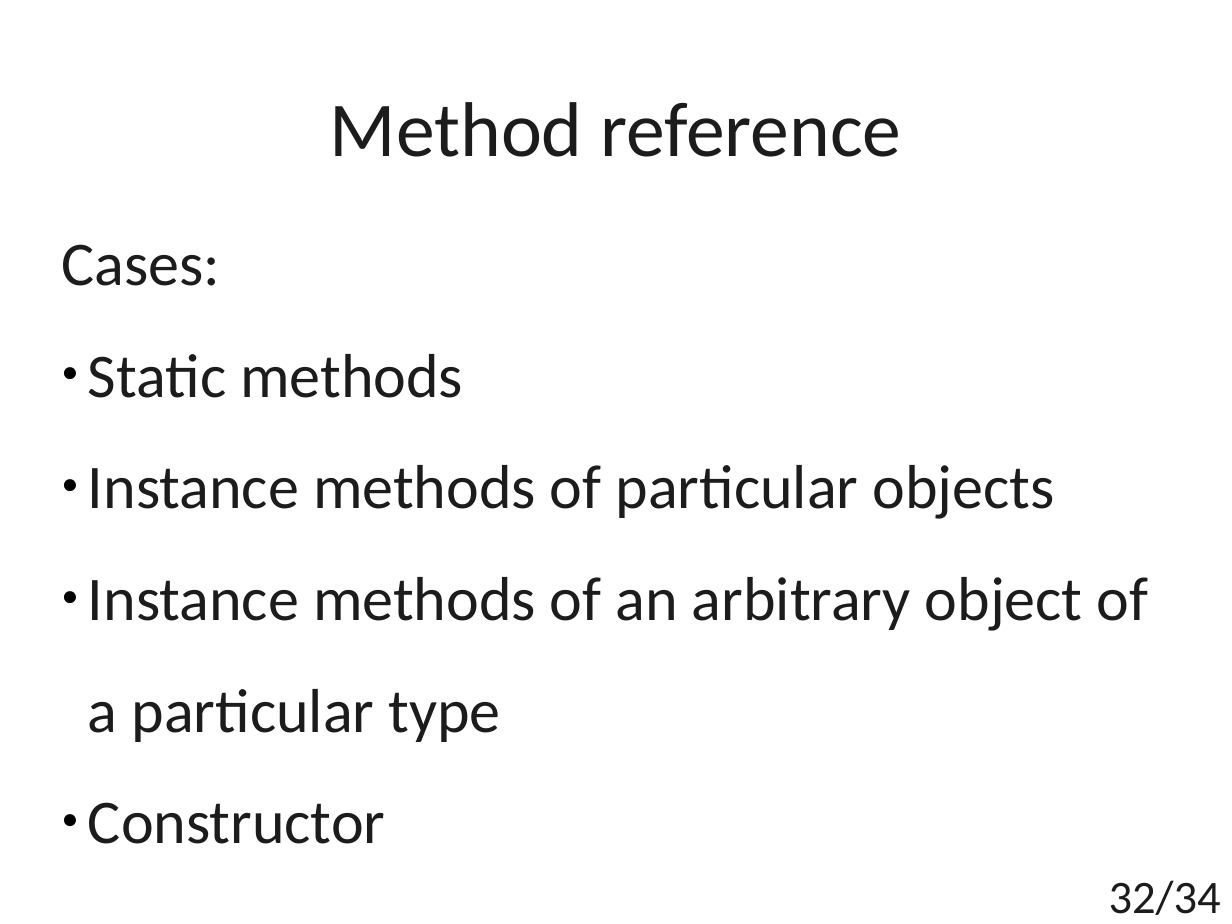
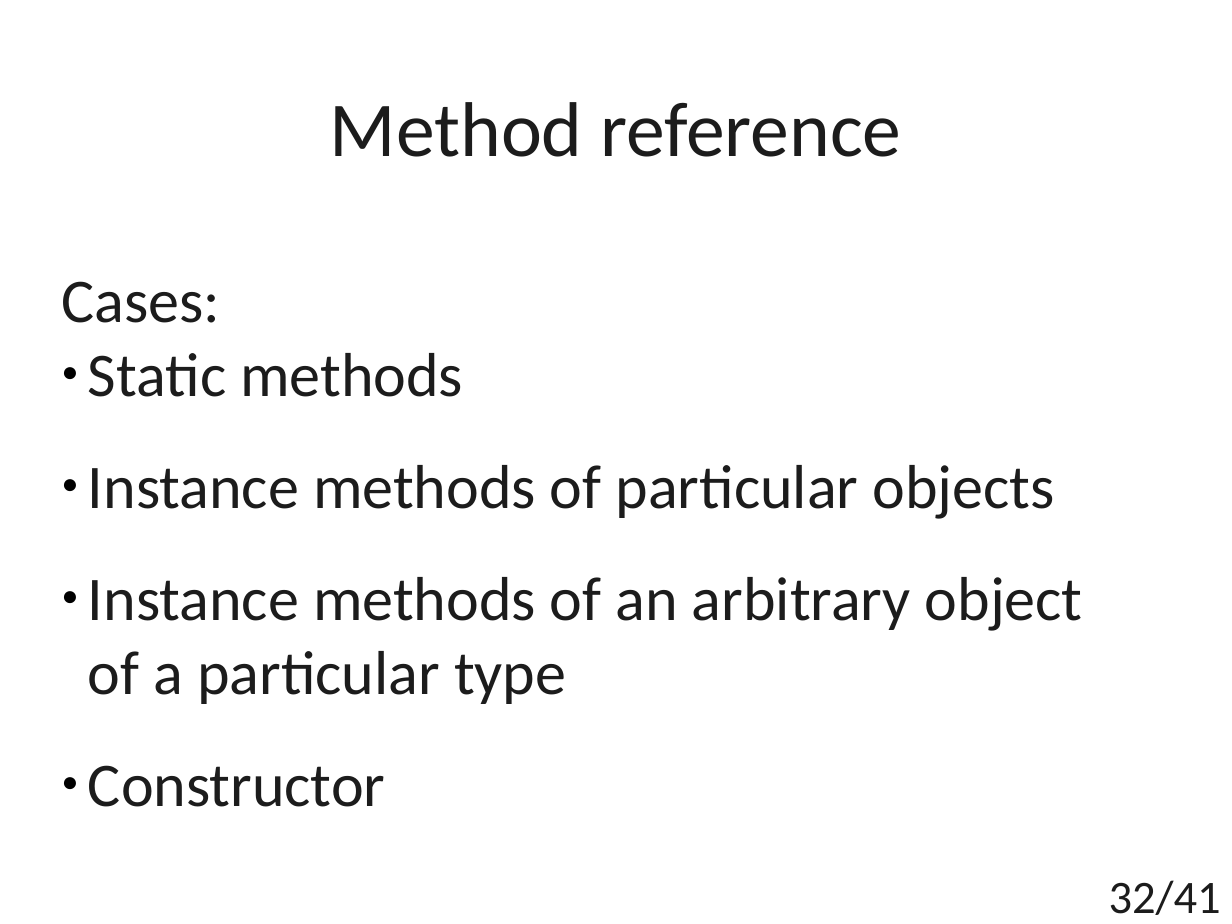
Before and after one commit to t4upl/java-streams-workshop, a slide deck: slide 32 of src/main/resources/editables/presentation.odp. Drawn at 1232x924 pixels with LibreOffice and Linux fonts; fonts in the diff are those of the drawing. Boxes give left, top, right and bottom in pixels: in the first picture for what was removed or moved away, otherwise in the second. Text is boxed around its words. In the diff, an @@ line names an element or a change of style, - is before the commit and + after.

```diff
--- a/src/main/resources/editables/presentation.odp
+++ b/src/main/resources/editables/presentation.odp
@@ subtitle "Cases:": place and size @@
-subtitle "Cases:" at <box>62,244,1149,844</box>
+subtitle "Cases:" at <box>62,281,1083,807</box>
@@ subtitle at <box>88,577,1083,704</box>: text changed @@
-● Instance methods of an arbitrary object of a particular type
+● Instance methods of an arbitrary object
+of a particular type
@@ page number at <box>1109,880,1221,915</box>: text changed @@
-32/34
+32/41
```
Also in this commit, not shown: 10 other slides changed, 8 slides added, 1 slide removed, 1 other file.
